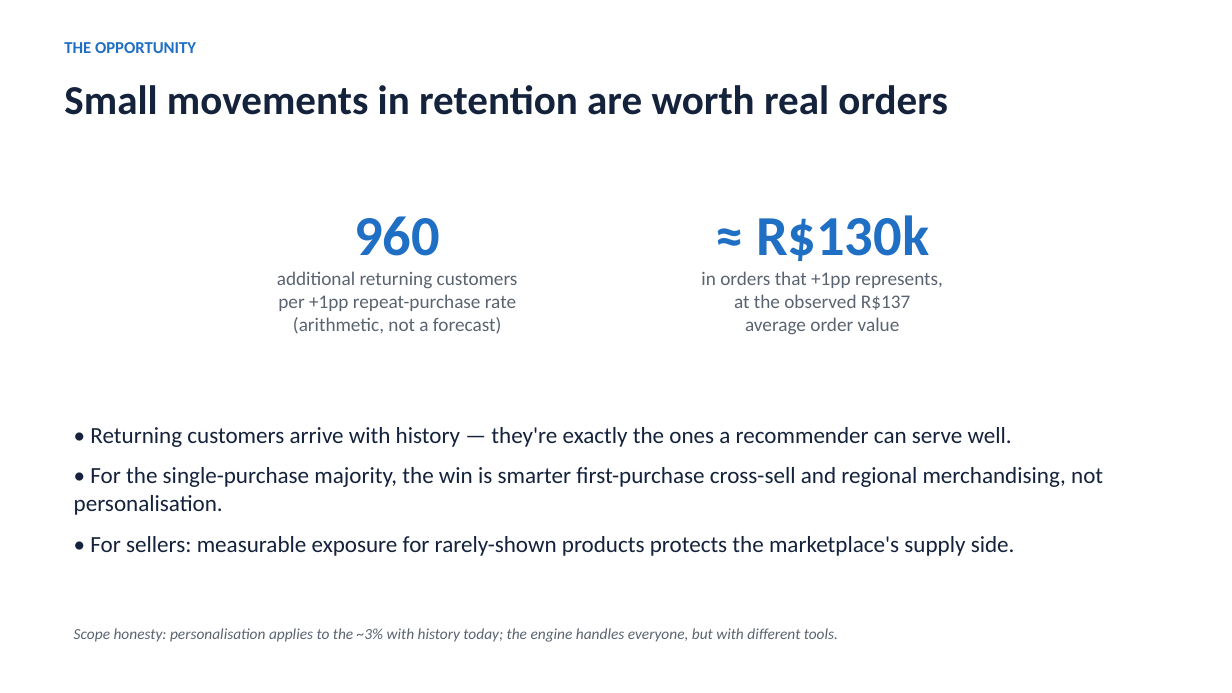
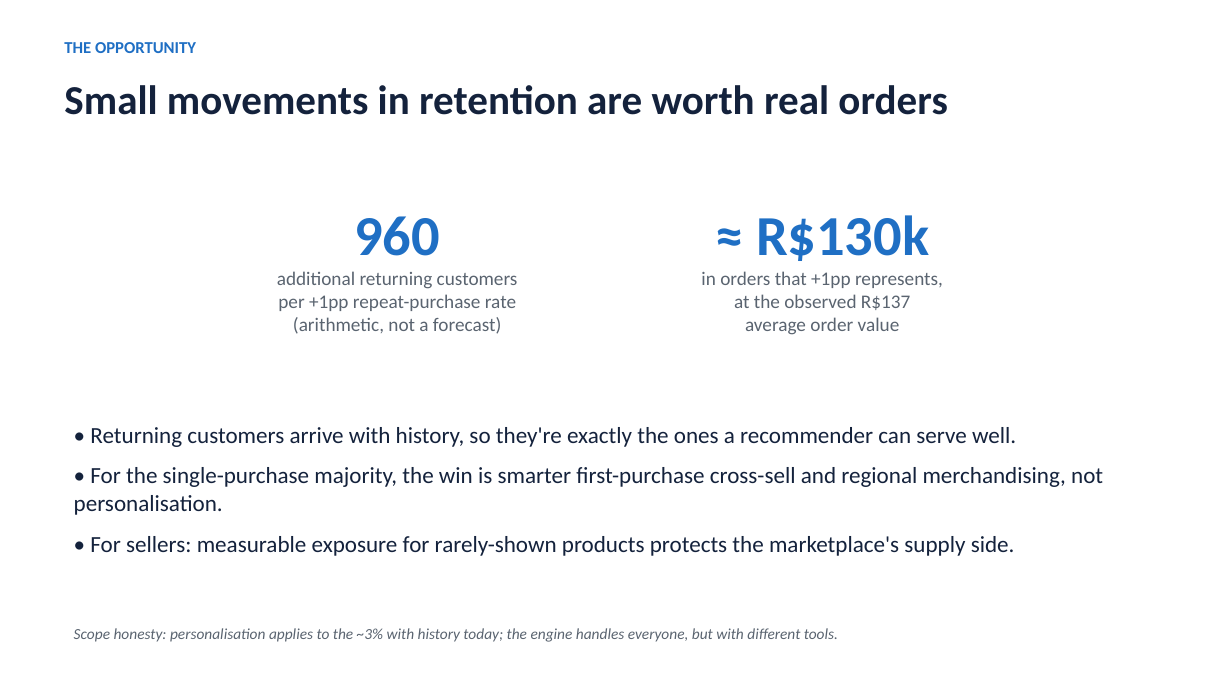
Before and after one commit to jmonzada/ecommerce-recommender-capstone, a slide deck: slide 3 of presentations/business_deck.pptx. Drawn at 1232x693 pixels with LibreOffice and Linux fonts; fonts in the diff are those of the drawing. Boxes give left, top, right and bottom in pixels: in the first picture for what was removed or moved away, otherwise in the second. Text is boxed around its words. In the diff, an @@ line names an element or a change of style, - is before the commit and + after.

Commit message:
docs: humanize submission prose (dash-free, de-AI'd) + portable technical deck PDF
Report, README, docs, and both decks rewritten to read naturally and carry
zero em/en dashes or arrow glyphs. An adversarial per-document check confirmed
humanization changed only wording: every number, CI, metric, figure reference,
and claim is preserved (verified against the pre-humanization version). Adds
presentations/technical_deck.pdf (portable, one landscape page per slide) so
the technical deck is viewable without a browser. 38 tests pass; lint clean.

```diff
--- a/presentations/business_deck.pptx
+++ b/presentations/business_deck.pptx
@@ text at [90,427,1016,447]: text changed @@
-• Returning customers arrive with history — they're exactly the ones a recommender can serve well.
+• Returning customers arrive with history, so they're exactly the ones a recommender can serve well.
```
Also in this commit, not shown: 7 other slides changed, 9 other files.
